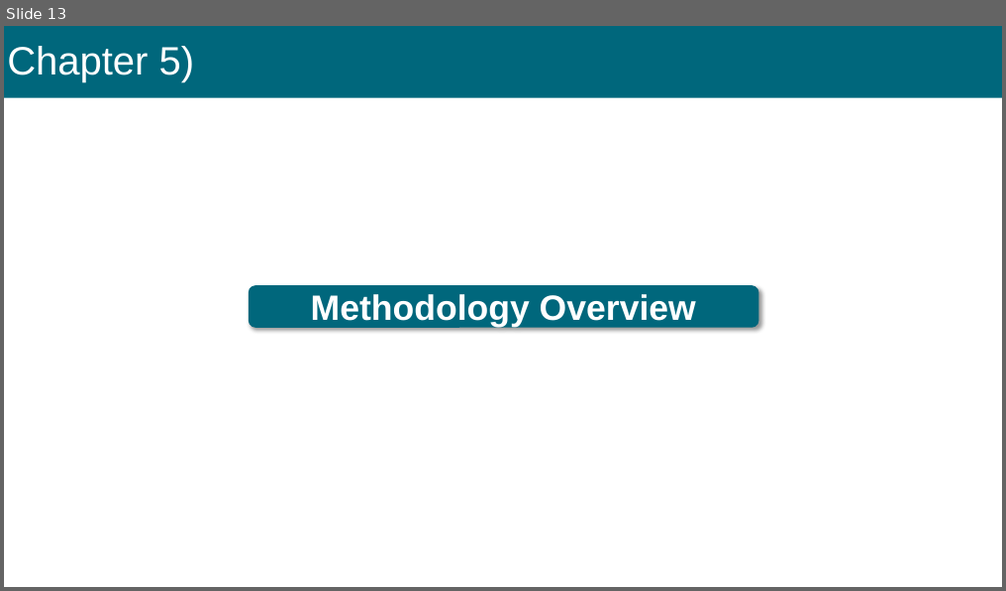
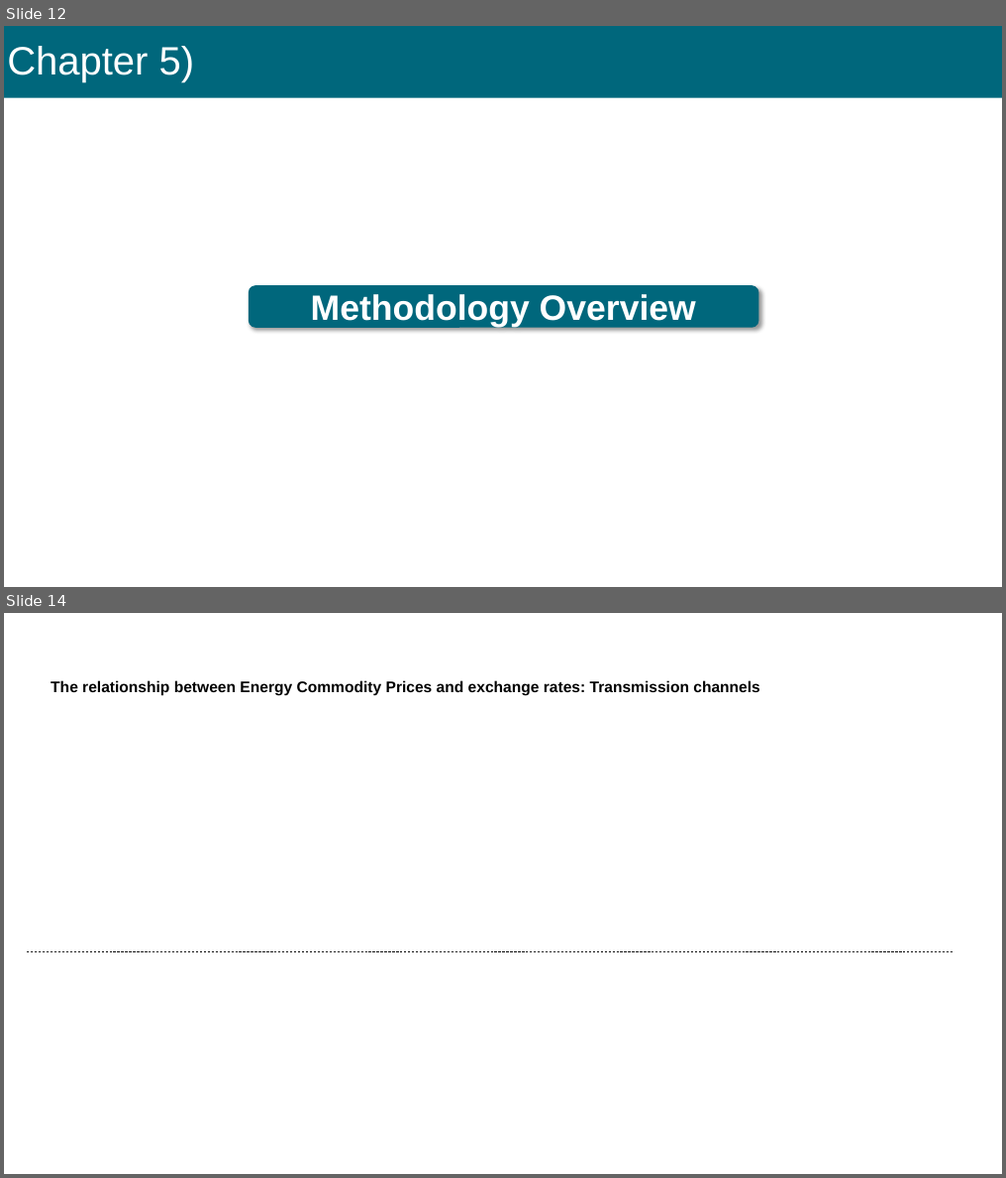
Before and after one commit to RobertHennings/Seminar, a slide deck: reports/presentation_pptx_version/PPTX_WiSo_Template.pptx. Shown one above the other, each under a label of ours: slide 13 before the commit, slides 12 and 14 after it; the slides between them are not shown. The pictures are 1006x591 and 1006x1178 pixels, drawn with LibreOffice and Linux fonts; fonts in the diff are those of the drawing; grey boxes stand for pictures; background and template pictures are left out. Boxes give left, top, right and bottom in pixels: in the first picture for what was removed or moved away, otherwise in the second. Text is boxed around its words. In the diff, an @@ line names an element or a change of style, - is before the commit and + after.

```diff
--- a/reports/presentation_pptx_version/PPTX_WiSo_Template.pptx
+++ b/reports/presentation_pptx_version/PPTX_WiSo_Template.pptx
@@ slide 14 added at [4, 613, 1002, 1174], background #FFFFFF @@
@@ text added at [51, 680, 760, 695], 14 pt, text #000000, bold @@
+The relationship between Energy Commodity Prices and exchange rates: Transmission channels
@@ line added from (27, 952) to (952, 952), #000000 0.5 pt dashed @@
@@ what was slide 13 is now slide 12 @@
```
Also in this commit, not shown: 6 slides changed, 2 other slides added, 3 slides removed, 1 other file.
